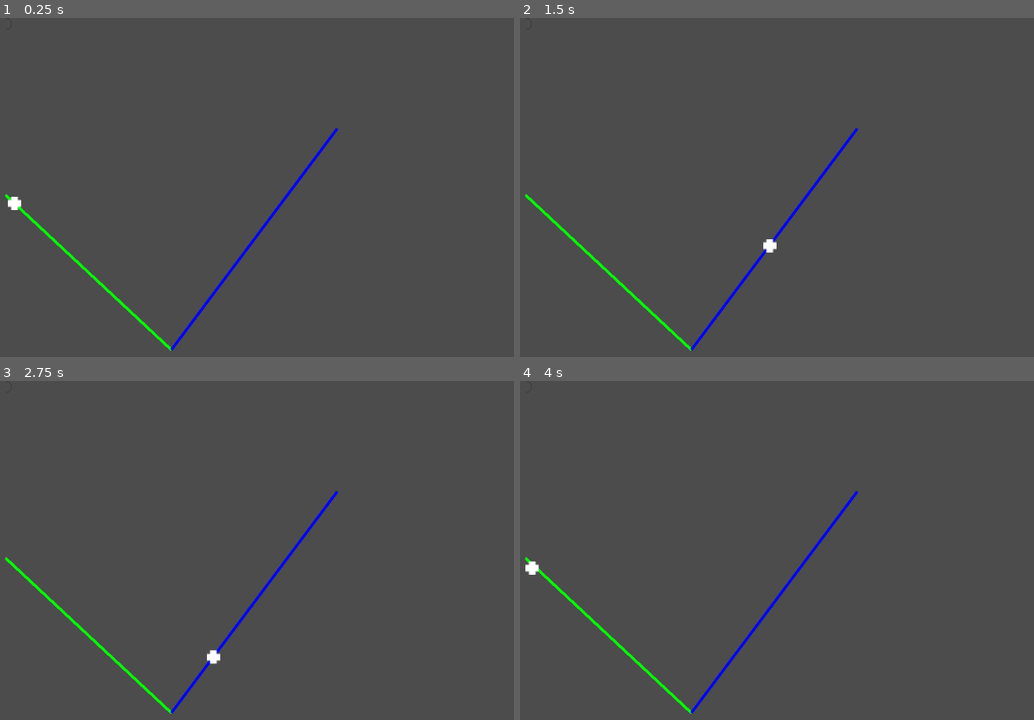
Above: before the commit, frames 1-4 (two rows, left to right).
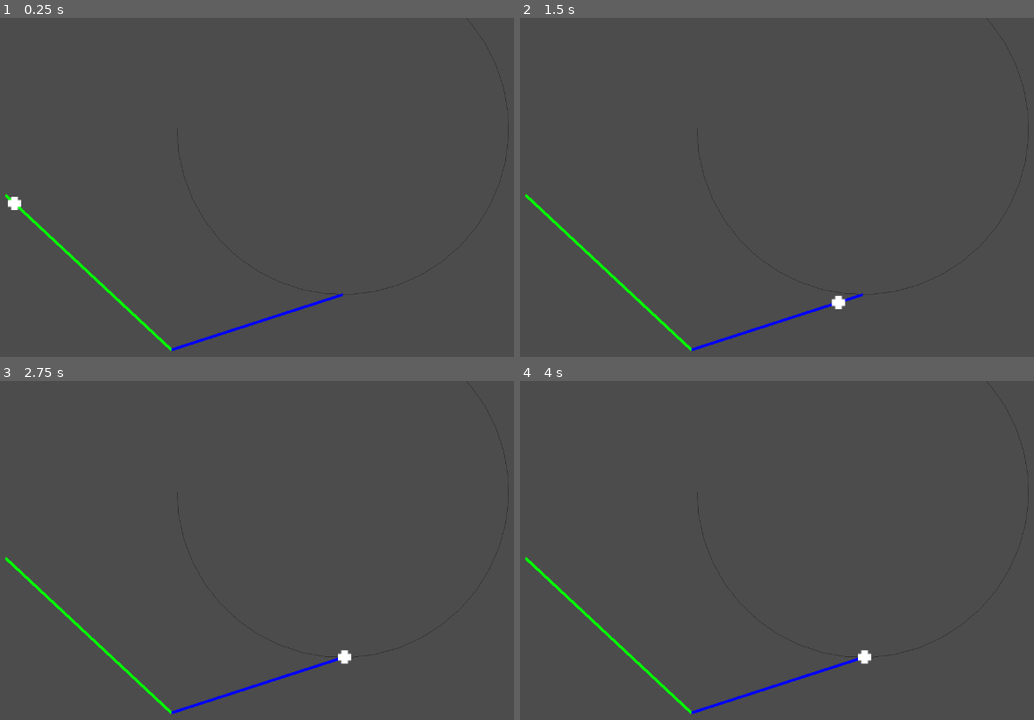
Above: after the commit, the same moments.

Repository: GalileoCap/GDT_CualqierCaida
Game: Godot game, scene res://Scenes/Main.tscn
The game is run twice, just before and just after one commit, with the same random seed, the same clock (stepped at 60 frames per second) and the same inputs.
Inputs:
- Up to frame 1 (0.25 s): no input
- Up to frame 2 (1.5 s): tap Enter at 1.25 s
- Up to frame 3 (2.75 s): no input
- Up to frame 4 (4 s): no input

The runs differ from the first frame. In frame 1, 0.9% of the frame differs, in the area x 33-99%, y 0-99%; in frame 2, 1.0%; in frame 3, 1.0%; in frame 4, 1.1%, in the area x 1-99%, y 0-99%.

Commit message:
De una forma misteriosa arreglamos la cuenta qe dibuja al circulo. ;D\ Falta arreglar los angulos (esperemos a ver si se arregla solo)

Diff:
--- a/Scenes/Linea.gd
+++ b/Scenes/Linea.gd
@@ -1,19 +1,21 @@
 extends Node2D
+
 
 func draw_circle_arc(center, radius, angle_from, angle_to, color):
     var nb_points = 32
     var points_arc = PoolVector2Array()
 
     for i in range(nb_points+1):
-        var angle_point = deg2rad(angle_from + i * (angle_to-angle_from) / nb_points - 90)
+        var angle_point = angle_from + i * (angle_to-angle_from) / nb_points
         points_arc.push_back(center + Vector2(cos(angle_point), sin(angle_point)) * radius)
 
     for index_point in range(nb_points):
         draw_line(points_arc[index_point], points_arc[index_point + 1], color)
 
 func dibujar_arco_ppr(x0, y0, x1, y1, r):
+	var p = get_node("..")
 	var b = -(x1-x0)/(y1-y0)
-	var c = (pow(x0, 2) + pow(x1, 2) - pow(y0, 2) + pow(y1, 2))/(2.0*(y1-y0))
+	var c = (-pow(x0, 2) + pow(x1, 2) - pow(y0, 2) + pow(y1, 2))/(2.0*(y1-y0))
 	printt("B y C:", b, c)
 
 	var aq = pow(b, 2) + 1.0
@@ -22,16 +24,19 @@
 	var dq = pow(bq, 2) - 4.0 * aq * cq
 	printt("AQ, BQ, CQ, DQ:", aq, bq, cq, dq)
 
-	var xc1 = (-bq + sqrt(dq)) / (2.0*aq)
-	var xc2 = (-bq - sqrt(dq)) / (2.0*aq)
-	printt("Raices x:", xc1, xc2)
+	var xcA = (-bq + sqrt(dq)) / (2.0*aq)
+	var xcB = (-bq - sqrt(dq)) / (2.0*aq)
+	printt("Raices x:", xcA, xcB)
 
-	var yc1 = xc1 * b + c
-	var yc2 = xc2 * b + c
-	printt("Raices y:", yc1, yc2)
+	var ycA = xcA * b + c
+	var ycB = xcB * b + c
+	printt("Raices y:", ycA, ycB)
 	#Nos calculamos las raices para DOS circulos, panza p'arriba y panza p'abajo.
 
-	draw_circle_arc(Vector2(xc1, yc1), r, 0, 180, 100)
+	var a0 = atan2(x0 - xcA, y0 - ycA)
+	var a1 = atan2(x1 - xcA, y1 - ycA)
+	printt("Angulos:", a0, a1)
+	draw_circle_arc(Vector2(xcB * p.escala, ycB * p.escala), r * p.escala, a0, a1, 100)
 
 func _draw():
 	var p = get_node("..")
@@ -44,4 +49,13 @@
 	draw_line(Vector2(x0 * p.escala, y0 * p.escala), Vector2(x1 * p.escala, y1 * p.escala), Color(0, 100, 0), 5)
 	draw_line(Vector2(p.x_rampa2 * p.escala, p.y_rampa2 * p.escala), Vector2(p.xf_rampa2 * p.escala, p.yf_rampa2 * p.escala), Color(0, 0, 100), 5)
 
-	dibujar_arco_ppr(1.0, 11.0, 11.0, 1.0, 10.0)
+	var r = 3.0
+	x0 = p.x_rampa3
+	y0 = p.y_rampa3
+	x1 = x0 + r
+	y1 = y0 - r
+	var mic = y0-x0-r
+	var mibq = -4.0 * x0 - 2.0 * r
+	var micq = 2 * pow(x0, 2) + 2 * r * x0
+	printt("MIC:", mic, "MIBQ:", mibq, "MICQ:", micq)
+	dibujar_arco_ppr(x0, y0, x1, y1, r)
--- a/Scenes/Main.gd
+++ b/Scenes/Main.gd
@@ -17,9 +17,16 @@
 #Rampa2
 const x_rampa2 = xf_rampa1 #Inicio rampa2
 const y_rampa2 = yf_rampa1
-const xf_rampa2 = 6.10
-const yf_rampa2 = 2.0
+const xf_rampa2 = x_rampa2 + 3.10
+const yf_rampa2 = y_rampa2 - 1.0
 var alfa2
+
+#Rampa3
+const r_rampa3 = 50.0
+const x_rampa3 = xf_rampa2
+const y_rampa3 = yf_rampa2
+const xf_rampa3 = x_rampa3 + r_rampa3
+const yf_rampa3 = y_rampa3 - r_rampa3
 
 const g = 9.8 #Aceleracion hacia abajo
 const v0 = 0 #Velocidad inicial
